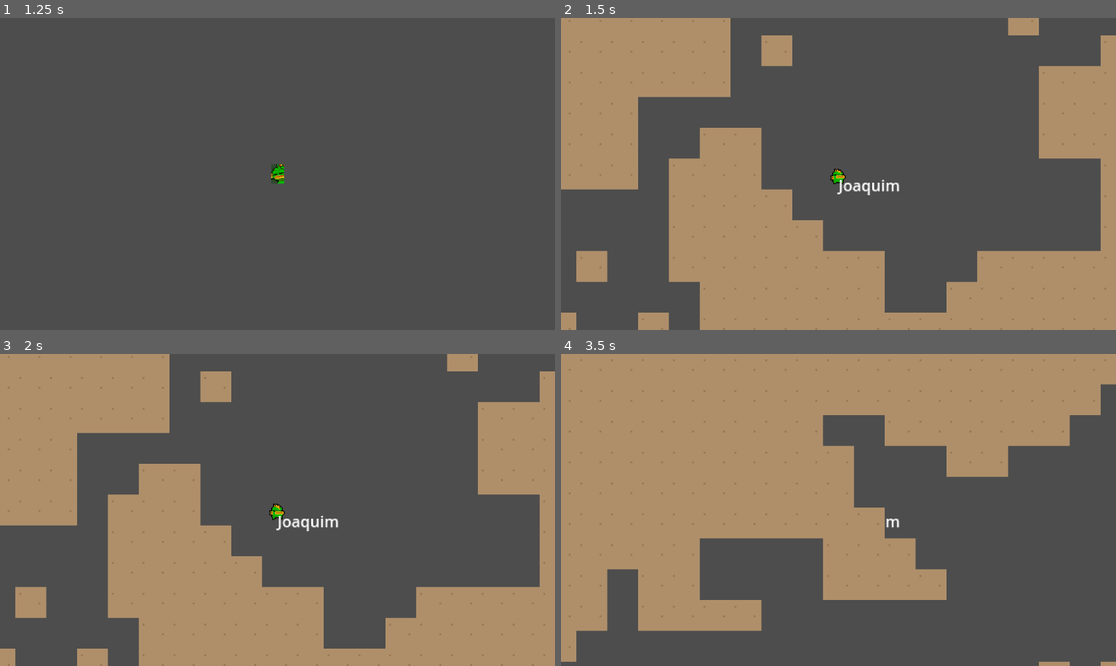
Above: before the commit, frames 1-4 (two rows, left to right).
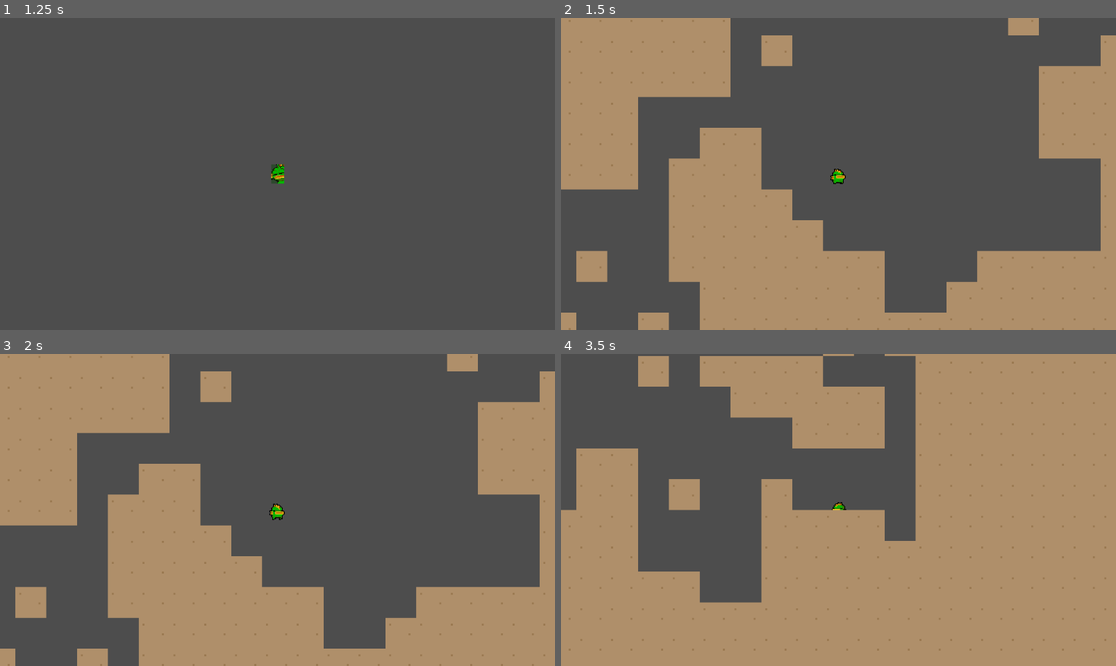
Above: after the commit, the same moments.

Repository: Tuzapeno/nuclear-throne-copy
Game: Godot game, scene res://Scenes/main_menu.tscn
Same seed, same stepped clock (60 frames per second), same inputs: the game is played once before the commit and once after it.
Inputs (mouse positions are in pixels of both pictures, inside the frame that each line leads up to):
- Up to frame 1 (1.25 s): click "Play" at 0.5 s
- Up to frame 2 (1.5 s): click (838, 174) at 1.25 s
- Up to frame 3 (2 s): no input
- Up to frame 4 (3.5 s): tap Enter at 2 s; move the mouse to (960, 494) at 2.02 s; hold D (move_right) 2.03-2.78 s; tap U at 2.1, 2.85 s; move the mouse to (727, 525) at 2.77 s; hold S (move_down) from 2.78 s (still down)

Frame 1 is identical in both runs. In frame 2, 0.2% of the frame differs, in the area x 49-61%, y 51-57%; in frame 3, 0.2%; in frame 4, 62%, in the area x 0-100%, y 0-100%.

Commit message:
refactor: :fire: Remove label persistance test & fix event change key pressing
Removed the label for testing node persistance between scenes and fixed debug key for changing scenes multiple times

Diff:
--- a/Scenes/player.tscn
+++ b/Scenes/player.tscn
@@ -87,6 +87,9 @@
 "speed": 10.0
 }]
 
+[sub_resource type="RectangleShape2D" id="RectangleShape2D_a01bv"]
+size = Vector2(15, 17)
+
 [node name="Player" type="CharacterBody2D"]
 script = ExtResource("1_armlr")
 speed = null
@@ -97,6 +100,6 @@
 frame = 3
 frame_progress = 0.667524
 
-[node name="Label" type="Label" parent="."]
-offset_right = 40.0
-offset_bottom = 23.0
+[node name="CollisionShape2D" type="CollisionShape2D" parent="."]
+position = Vector2(-0.5, 0.5)
+shape = SubResource("RectangleShape2D_a01bv")
--- a/Scenes/wall.tscn
+++ b/Scenes/wall.tscn
@@ -1,9 +1,16 @@
-[gd_scene load_steps=2 format=3 uid="uid://candtqva6nc6g"]
+[gd_scene load_steps=3 format=3 uid="uid://candtqva6nc6g"]
 
 [ext_resource type="Texture2D" uid="uid://c1777yiaacs5w" path="res://Assets/desert_tile.png" id="1_glemo"]
 
-[node name="Wall" type="Node2D"]
+[sub_resource type="RectangleShape2D" id="RectangleShape2D_ldce2"]
+size = Vector2(32, 23)
+
+[node name="Wall" type="StaticBody2D"]
 
 [node name="Sprite2D" type="Sprite2D" parent="."]
 texture = ExtResource("1_glemo")
 centered = false
+
+[node name="CollisionShape2D" type="CollisionShape2D" parent="."]
+position = Vector2(16, 20.5)
+shape = SubResource("RectangleShape2D_ldce2")
--- a/Scripts/player.gd
+++ b/Scripts/player.gd
@@ -1,18 +1,8 @@
 extends CharacterBody2D
-
-@onready var animsprite2D = $AnimatedSprite2D
-@onready var label: Label = $Label
 
 @export var speed: float = 150.0
 
-var myName: String = ""
-
-func _init() -> void:
-  var names: Array = ["Rodolf", "Marco", "Joaquim"]
-  myName = names[randi() % names.size()]
-
-func _ready() -> void:
-  label.text = myName
+@onready var animsprite2D = $AnimatedSprite2D
 
 func _physics_process(_delta: float) -> void:
   handle_movement()
--- a/Scripts/scene_manager.gd
+++ b/Scripts/scene_manager.gd
@@ -4,7 +4,7 @@
 
 func _input(event: InputEvent) -> void:
 	if event is InputEventKey:
-		if event.keycode == KEY_U:
+		if event.keycode == KEY_U and event.pressed:
 			change_scene(level_scene, "Level")
 
 
Not shown: 1 places in Scenes/player.tscn that only renumber resources
